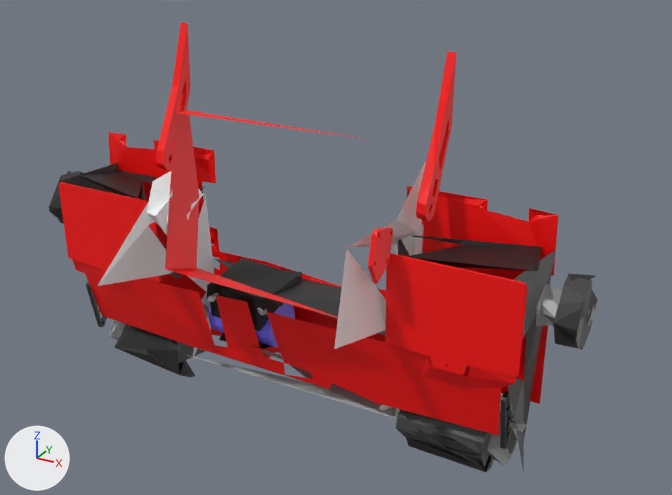
Two versions of the glTF model public/rigs/executioner/rig.lod0.glb, one commit apart.
Both versions are drawn from a 50 mm lens placed at (0.537, -0.563, 0.45), pointed at (0.247, -0.035, 0.186). The axes (+X, +Y, +Z) are drawn at lower left. The lights are the same throughout. The picture after the commit comes second. Where no turn or scale is listed for an object, it has been applied to the vertices.

Names of what the first picture shows: 'Central_Top_Plate_1', 'Core_Upright_Rail_Right_1', 'Front_Top_Plate_Left_1', 'Front_Top_Plate_Right_1', 'Front_Wall_Right_1', 'Left_Bottom_Plate_1', 'Left_Bottom_Plate_Mirror_1', 'MK3_Cast_Front_Wheels_v6_Mirror_1', 'MK3_Cast_Rear_Wheels_v9_1_1', 'Mk3_Motor_Mount_v13_1', 'Outer_Wall_Rail_Right_1', 'Revised-asymmetrical_weapon_v1_1' and 14 more.
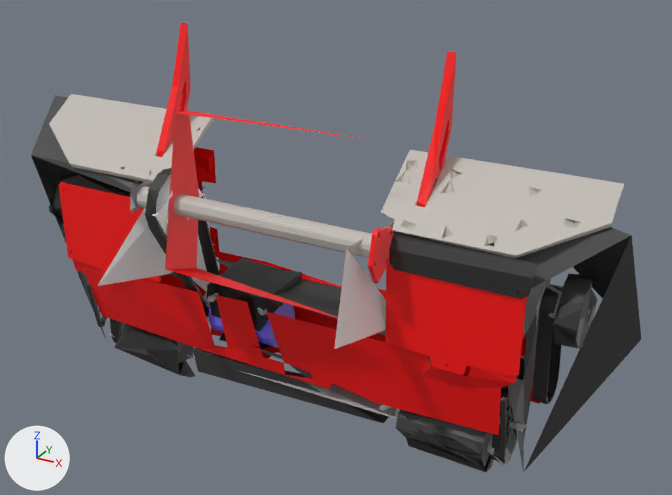
The change, as a list of edits to the scene's bpy script:
```text
Add me_component148_1:
    me_component148_1.from_pydata([(0.017, -0.025, 0.05), (-0.078, -0.025, 0.068), (-0.078, -0.03, 0.057), (-0.078, 0.03, 0.082), (0.017, 0.027, 0.057), (0.068, 0.004, 0.086), (0.078, 0.03, 0.004), (0.017, 0.001, -0.105), (-0.078, 0.03, 0.105)], [], [(0, 1, 2), (2, 1, 3), (2, 3, 4), (2, 4, 0), (0, 4, 5), (0, 5, 1), (6, 4, 5), (7, 5, 6), (5, 4, 8), (8, 4, 3), (5, 8, 1), (3, 8, 1)])
    me_component148_1.materials.append(mat_c5)  # dark grey #3f3f3f
Add me_component145_1:
    me_component145_1.from_pydata([(0.083, -0.009, -0.008), (-0.083, -0.017, -0.007), (-0.083, 0.013, -0.016), (0.083, 0.022, -0.007), (0.006, 0.002, 0.006), (-0.083, -0.022, 0.016), (0.009, -0.018, 0.016), (-0.083, -0.005, 0.016)], [], [(0, 1, 2), (0, 2, 3), (0, 2, 4), (4, 2, 5), (4, 5, 0), (5, 2, 1), (5, 1, 0), (5, 0, 6), (5, 6, 7)])
    me_component145_1.materials.append(mat_c5)  # dark grey #3f3f3f
Add ob_component159_1:
    ob_component159_1 = bpy.data.objects.new('Component159_1', me_component159_1)  # 66 vertices, 167 faces; spans x -0.0723..0.0723, y -0.0291..0.0291, z -0.0201..0.0201; in mat_c9 (light grey #bfbab3)
    ob_component159_1.location = (0.0479, -0.0276, 0.2352)
Add ob_component158_1:
    ob_component158_1 = bpy.data.objects.new('Component158_1', me_component158_1)  # 76 vertices, 190 faces; spans x -0.0728..0.0728, y -0.0294..0.0294, z -0.0198..0.0198; in mat_c9 (light grey #bfbab3)
    ob_component158_1.location = (0.3588, -0.0277, 0.235)
Add ob_component157_1:
    ob_component157_1 = bpy.data.objects.new('Component157_1', me_component157_1)  # 26 vertices, 48 faces; spans x -0.095..0.095, y -0.008..0.008, z -0.008..0.008; in mat_c9 (light grey #bfbab3)
    ob_component157_1.location = (0.2032, -0.073, 0.2113)
Add ob_component156_1:
    ob_component156_1 = bpy.data.objects.new('Component156_1', me_component156_1)  # 69 vertices, 138 faces; spans x -0.0048..0.0048, y -0.0164..0.0164, z -0.0418..0.0418; in mat_c6 (black #272727)
    ob_component156_1.location = (0.0303, -0.02, 0.0848)
Add ob_component155_1:
    ob_component155_1 = bpy.data.objects.new('Component155_1', me_component155_1)  # 69 vertices, 138 faces; spans x -0.0048..0.0048, y -0.0162..0.0162, z -0.0418..0.0418; in mat_c6 (black #272727)
    ob_component155_1.location = (0.3761, -0.02, 0.0848)
Add ob_component154_1:
    ob_component154_1 = bpy.data.objects.new('Component154_1', me_component154_1)  # 39 vertices, 78 faces; spans x -0.0048..0.0048, y -0.0162..0.0162, z -0.044..0.044; in mat_c6 (black #272727)
    ob_component154_1.location = (0.4002, -0.0198, 0.1416)
Add ob_component153_1:
    ob_component153_1 = bpy.data.objects.new('Component153_1', me_component153_1)  # 25 vertices, 50 faces; spans x -0.0048..0.0048, y -0.0378..0.0378, z -0.0678..0.0678; in mat_c6 (black #272727)
    ob_component153_1.location = (0.1348, -0.0606, 0.1687)
Add ob_component151_1:
    ob_component151_1 = bpy.data.objects.new('Component151_1', me_component151_1)  # 31 vertices, 70 faces; spans x -0.0474..0.0474, y -0.0035..0.0035, z -0.0111..0.0111; in mat_c7 (black #2c2c2c)
    ob_component151_1.location = (0.349, -0.06, 0.2042)
Add ob_component149_1:
    ob_component149_1 = bpy.data.objects.new('Component149_1', me_component149_1)  # 9 vertices, 14 faces; spans x -0.078..0.078, y -0.03..0.03, z -0.105..0.105; in mat_c5 (dark grey #3f3f3f)
    ob_component149_1.location = (0.0298, -0.0303, 0.1467)
Add ob_component148_1:
    ob_component148_1 = bpy.data.objects.new('Component148_1', me_component148_1)
    ob_component148_1.location = (0.3766, -0.0303, 0.1467)
Add ob_component147_1:
    ob_component147_1 = bpy.data.objects.new('Component147_1', me_component147_1)  # 19 vertices, 35 faces; spans x -0.0032..0.0032, y -0.0157..0.0157, z -0.0157..0.0157; in mat_c2 (grey #a0a0a0)
    ob_component147_1.location = (0.1048, -0.073, 0.2113)
Add ob_component145_1:
    ob_component145_1 = bpy.data.objects.new('Component145_1', me_component145_1)
    ob_component145_1.location = (0.2032, -0.0233, 0.0574)
```

Location of each change, [x1, y1, x2, y2] in pixels of the pictures (672 x 495 px):
'Component158_1', added
    after: [381, 150, 624, 258]
'Component148_1', added
    after: [393, 184, 641, 471]
'Component159_1', added
    after: [49, 94, 214, 182]
'Component151_1', added (black)
    after: [389, 234, 536, 299]
'Component157_1', added
    after: [137, 186, 372, 258]
'Component145_1', added
    after: [193, 348, 389, 423]
'Component149_1', added
    after: [31, 95, 173, 339]
'Component154_1', added (black)
    after: [532, 284, 563, 405]
'Component153_1', added (black)
    after: [145, 168, 220, 317]
'Component155_1', added
    after: [491, 354, 525, 463]
'Component147_1', added
    after: [130, 179, 153, 214]
'Component156_1', added (mostly hidden)
    after: [110, 319, 121, 343]
'Left_Bottom_Plate_Mirror_1', unchanged, covered by the edit
    before: [407, 186, 558, 404]
    after: [431, 332, 540, 404]
'Left_Bottom_Plate_1', unchanged, covered by the edit
    before: [108, 132, 223, 336]
    after: [142, 147, 223, 336]
'Front_Wall_Right_1', unchanged, covered by the edit
    before: [398, 235, 542, 271]
